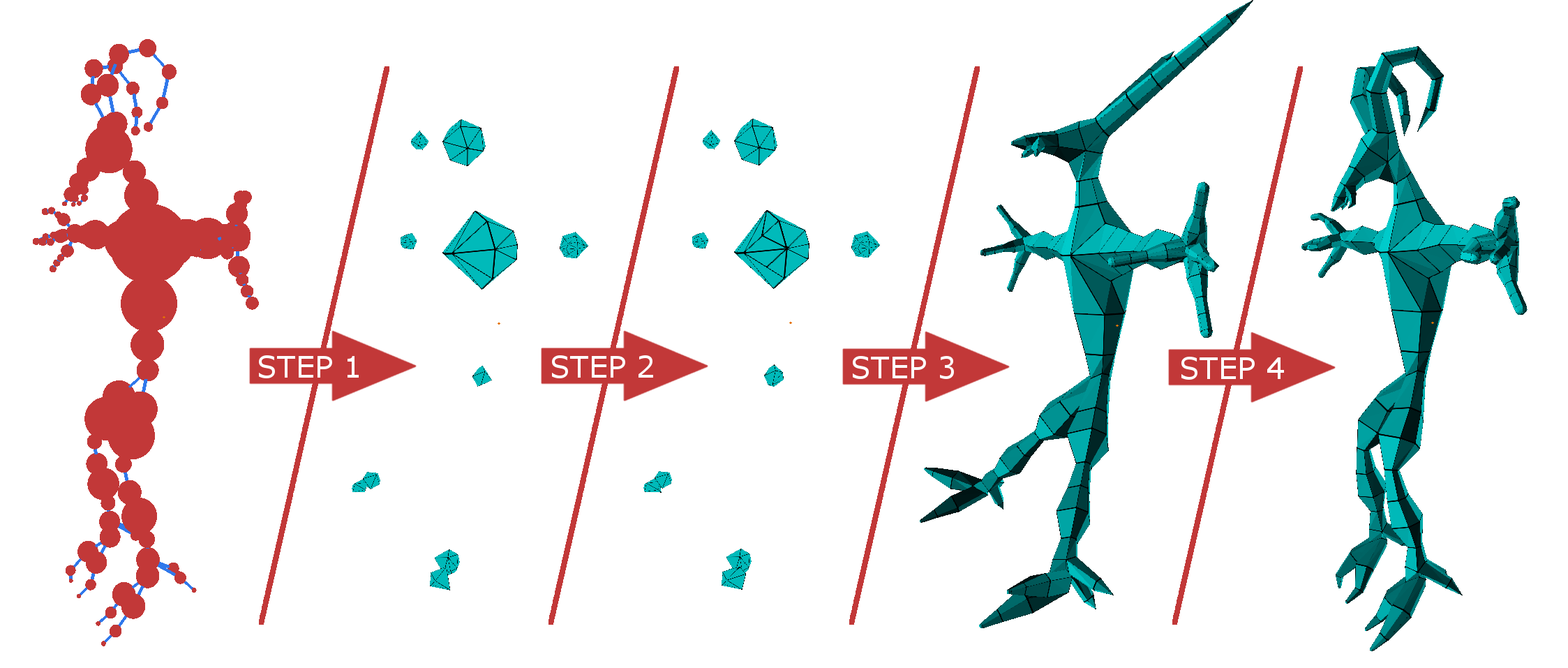
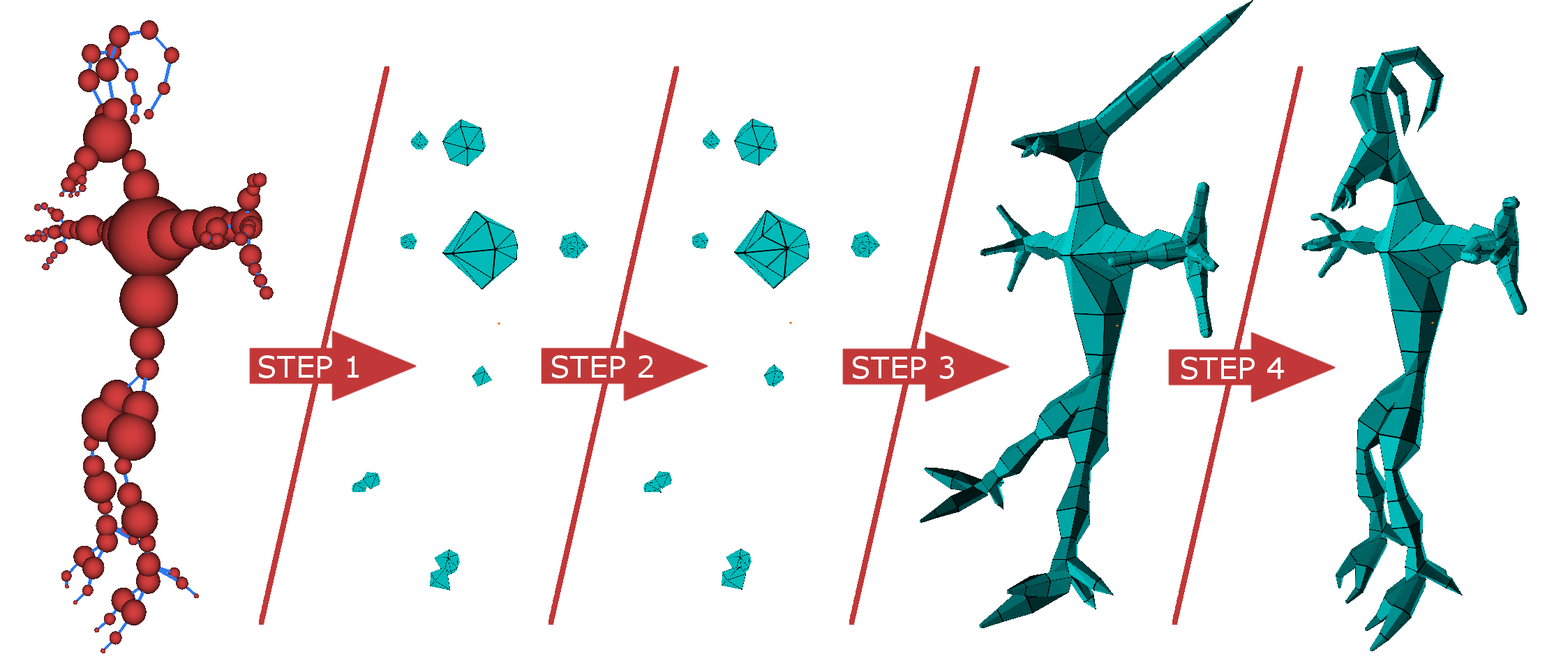
Before/after of a 1568 x 668 layered artwork. What changed in the layer stack:
added layer "Pasted Layer #12" above "Pasted Layer" over [24, 20, 274, 654]
hid "Pasted Layer" over [32, 39, 259, 647]
